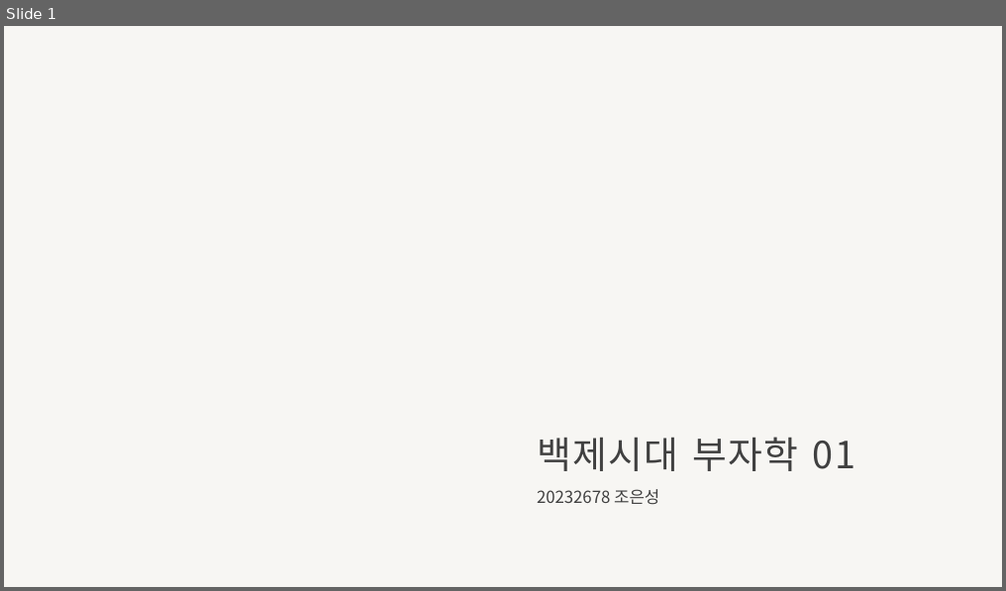
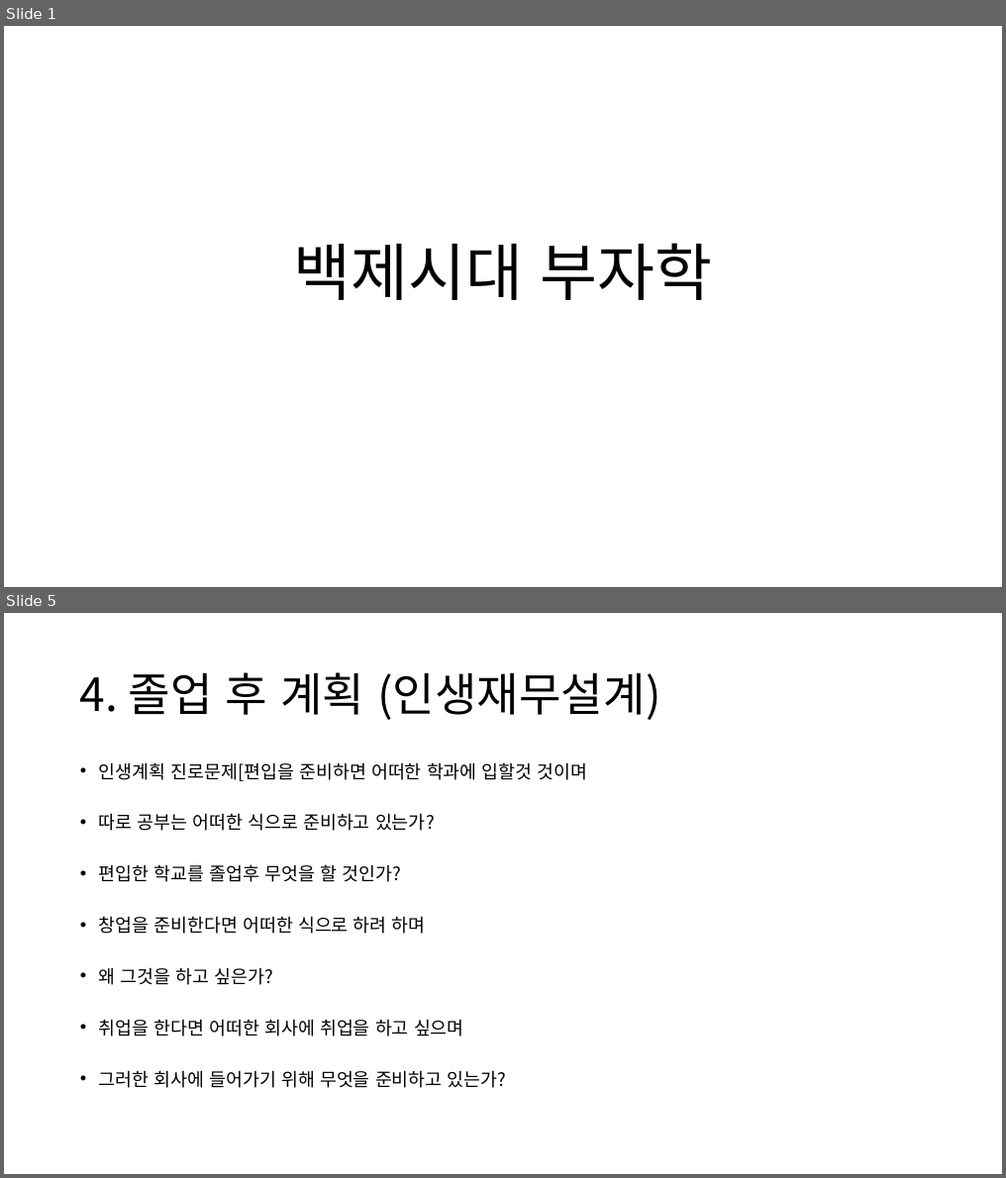
Before and after one commit to EunSeong-Jo/DMU, a slide deck: 1-freshman/2st-semester/백세시대부자학/백제시대부자학-조은성.pptx. Shown one above the other, each under a label of ours: slide 1 before the commit, slides 1 and 5 after it; the slides between them are not shown. The pictures are 1006x591 and 1006x1178 pixels, drawn with LibreOffice and Linux fonts; fonts in the diff are those of the drawing; background and template pictures are left out. Boxes give left, top, right and bottom in pixels: in the first picture for what was removed or moved away, otherwise in the second. Text is boxed around its words. In the diff, an @@ line names an element or a change of style, - is before the commit and + after.

```diff
--- a/1-freshman/2st-semester/백세시대부자학/백제시대부자학-조은성.pptx
+++ b/1-freshman/2st-semester/백세시대부자학/백제시대부자학-조은성.pptx
@@ slide 5 added at [4,613,1002,1174], background #FFFFFF @@
@@ title added at [80,672,660,720], 44 pt, text #000000 @@
+4. 졸업 후 계획 (인생재무설계)
@@ text added at [99,762,588,1088], 17.5 pt, text #000000 @@
+• 인생계획 진로문제[편입을 준비하면 어떠한 학과에 입할것 것이며
+• 따로 공부는 어떠한 식으로 준비하고 있는가?
+• 편입한 학교를 졸업후 무엇을 할 것인가?
+• 창업을 준비한다면 어떠한 식으로 하려 하며
+• 왜 그것을 하고 싶은가?
+• 취업을 한다면 어떠한 회사에 취업을 하고 싶으며
+• 그러한 회사에 들어가기 위해 무엇을 준비하고 있는가?
@@ slide 1 changed as well @@
@@ background #F7F6F3 to #FFFFFF @@
@@ title at [293,243,713,300]: text changed; size 36 to 60 pt; text colour #404040 to #000000 @@
-백제시대 부자학 01
+백제시대 부자학
@@ subtitle removed at [537,489,659,505] @@
-20232678 조은성
```
Also in this commit, not shown: 5 other slides added, 21 slides removed, 8 other files.
